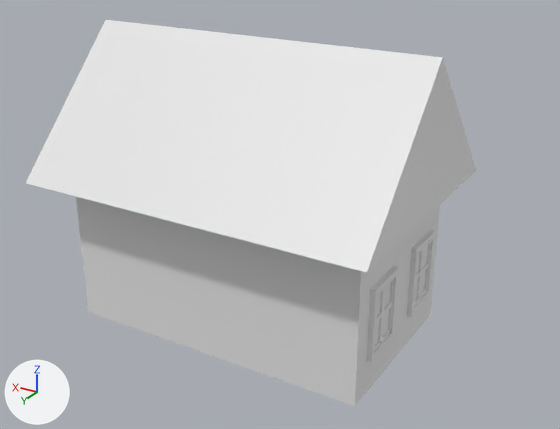
One commit to the Blender file data/field/FieldMap/House.blend: the scene before it, then after it.
The view is the same before and after, from a camera (50 mm lens) standing at (-4.26, 6.62, 3.89) and looking at (-0.31, 0.04, 0.6). Every picture has the same lights, and +X, +Y and +Z are marked at lower left.
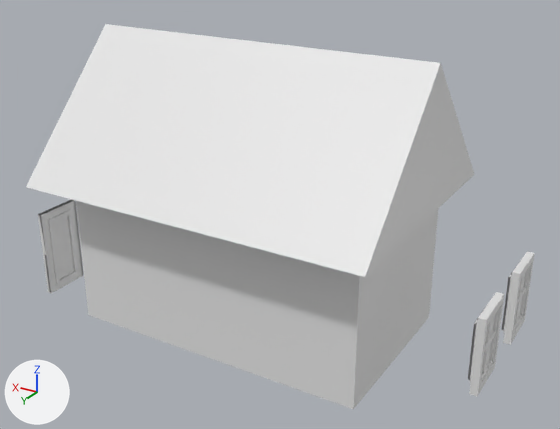
Boxes [x1, y1, x2, y2] around the edits, measured in the pictures (560 x 429 px):
```json
{"object": "Cylinder", "change": "moved", "before": [26, 20, 476, 406], "after": [26, 24, 475, 409]}
{"object": "Plane", "change": "moved", "before": [367, 266, 399, 363], "after": [468, 292, 504, 396]}
{"object": "Plane.001", "change": "moved", "before": [407, 230, 435, 317], "after": [502, 251, 535, 345]}
{"object": "Plane.003", "change": "added", "after": [38, 199, 83, 293]}
```

Edits to the scene script, one JSON object a line:
```json
{"op": "add", "block": "me_plane_004", "code": ["me_plane_004 = bpy.data.meshes.new('Plane.004')", "me_plane_004.from_pydata(...)  # 81 vertices, 69 faces; spans x -1.0..1.0, y -0.17..0.1, z 0.0..3.76", "me_plane_004.materials.append(mat_material_003)  # its picture is missing"]}
{"op": "set", "path": "ob_cylinder.location", "old": "(0.012, 0.014, 1.46)", "new": "(0.031, 0.001, 1.408)"}
{"op": "set", "path": "ob_plane.location", "old": "(-1.776, 0.511, -0.021)", "new": "(-2.81, 0.511, -0.021)"}
{"op": "set", "path": "ob_plane_001.location", "old": "(-1.776, -0.487, -0.021)", "new": "(-2.828, -0.487, -0.021)"}
{"op": "add", "block": "ob_plane_003", "code": ["ob_plane_003 = bpy.data.objects.new('Plane.003', me_plane_004)", "ob_plane_003.location = (2.455, 0.627, -0.735)", "ob_plane_003.rotation_euler = (0.0, 0.0, 4.712)  # degrees (0, 0, 270)", "ob_plane_003.scale = (0.276, 0.276, 0.276)", "_m = ob_plane_003.modifiers.new('Mirror', 'MIRROR')", "_m.use_axis = (False, True, False)", "_m.use_clip = True"]}
```
